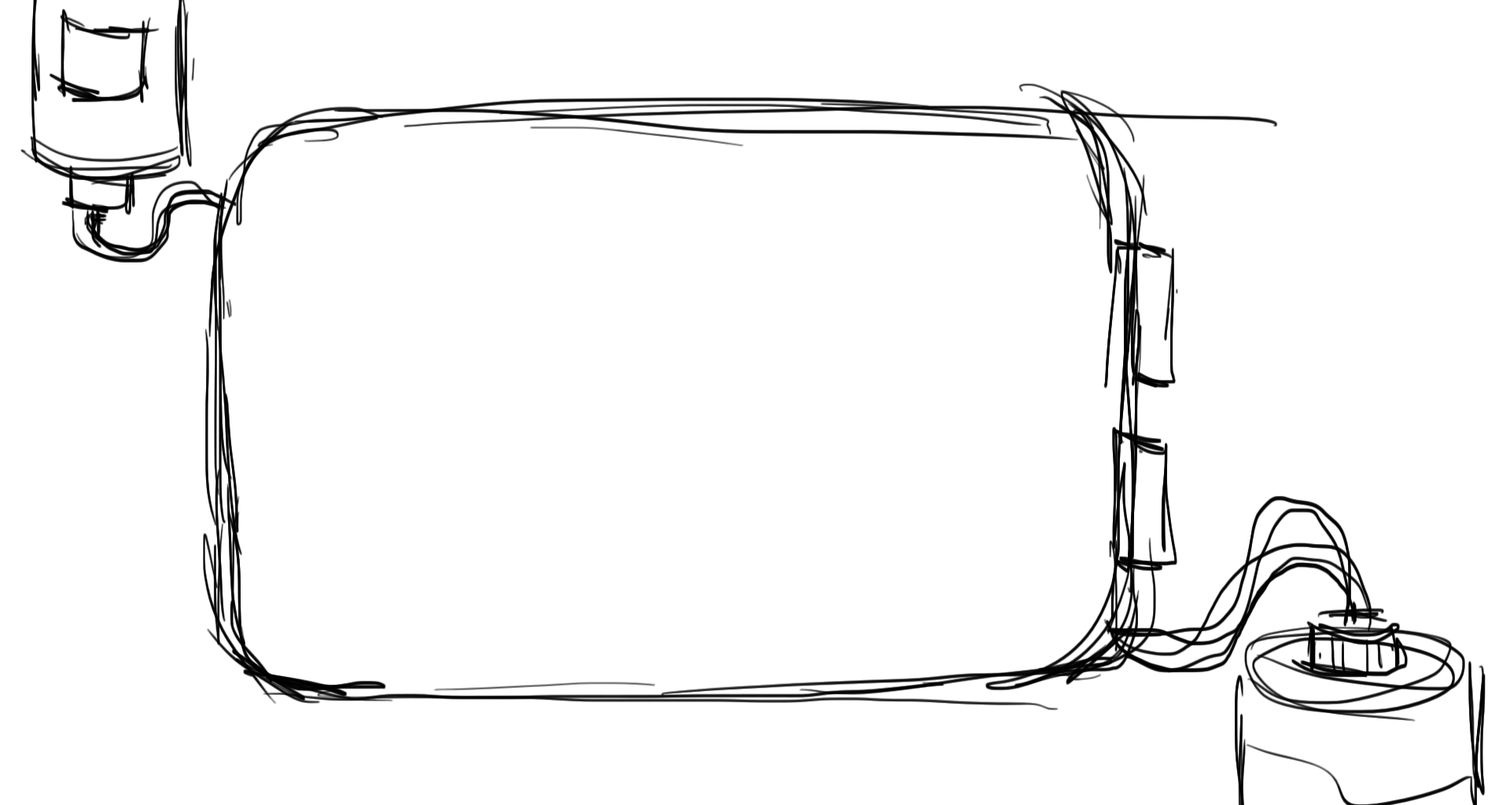
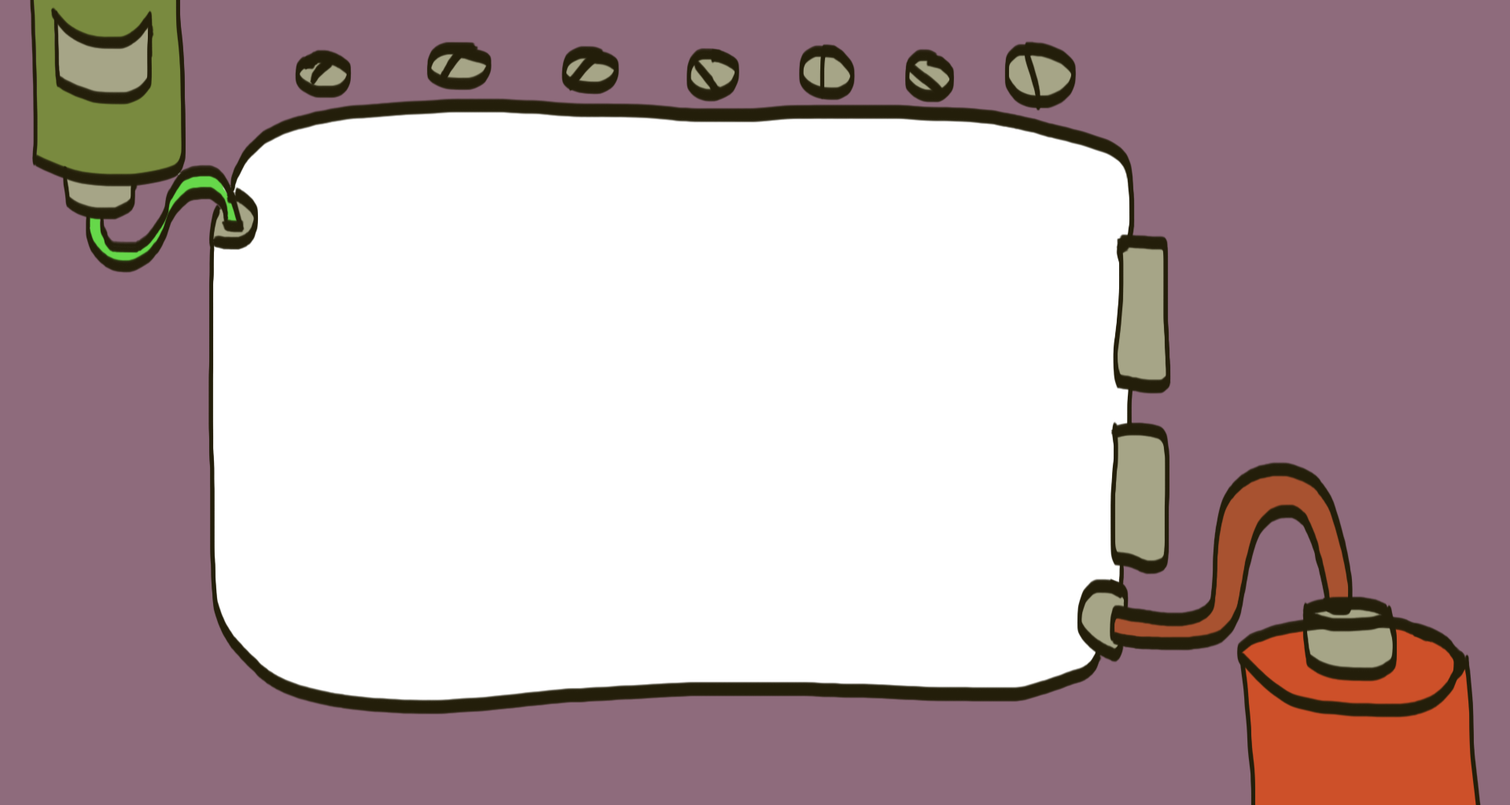
Before/after of a w=1510, h=805 layered artwork. What changed in the layer stack:
renamed "Layer 2" to "Layer 5", painted on it over [0, 0, 1510, 805]
hid "Layer 1", opacity 100% → 23%, painted on it over [19, 0, 1487, 805]
hid "Background" over [0, 0, 1510, 805]
